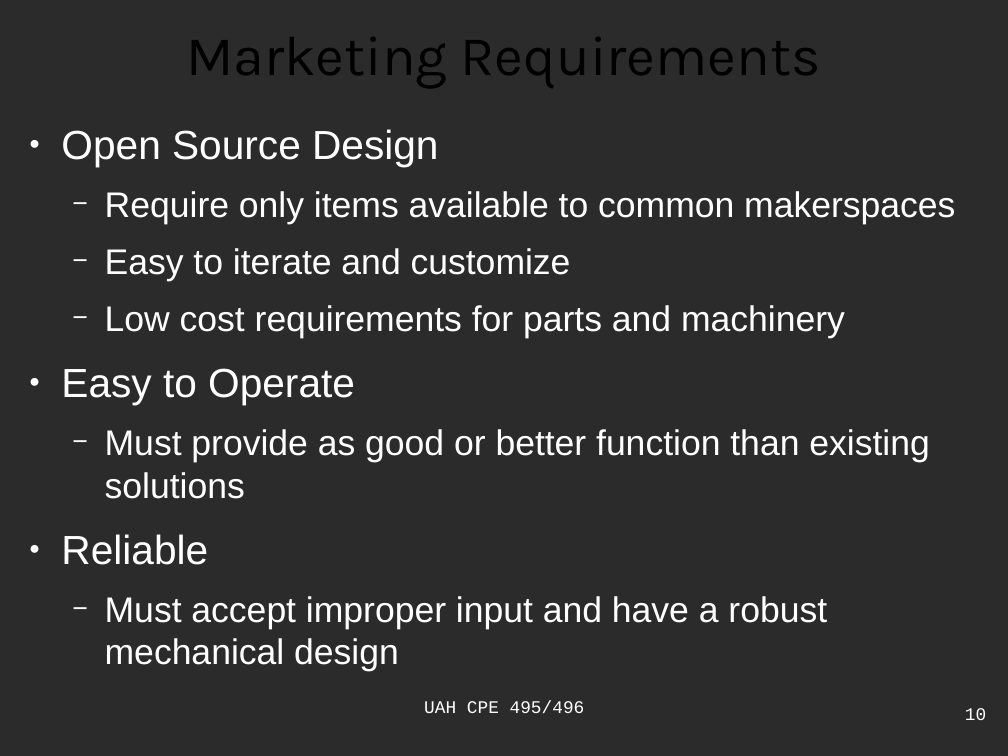
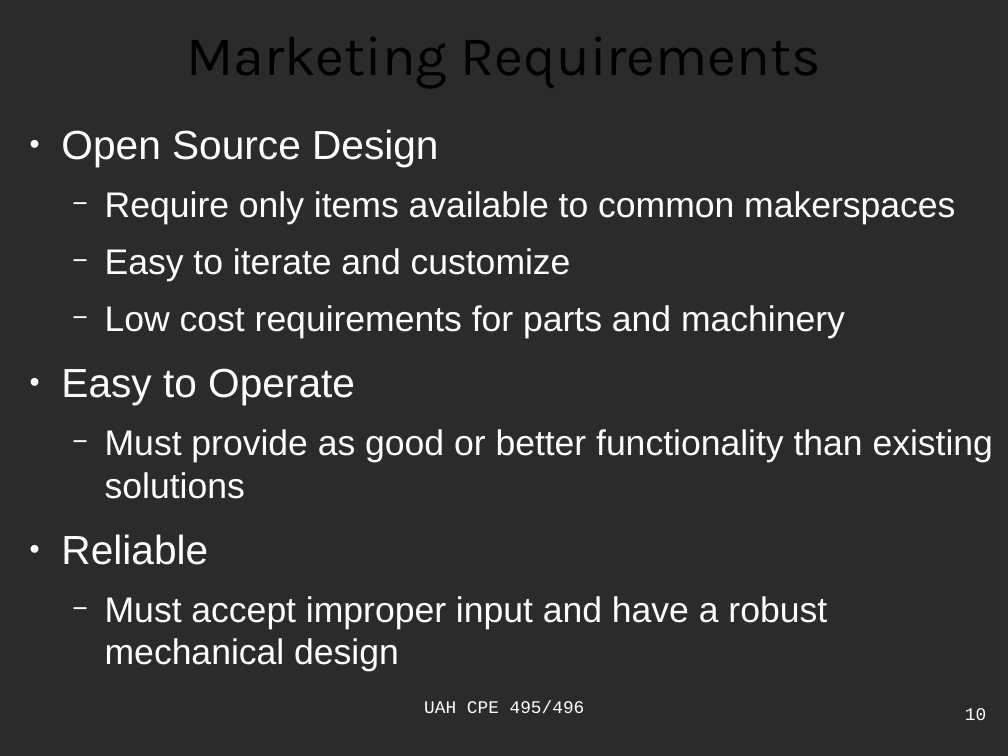
Before and after one commit to ctag/cpe495, a slide deck: slide 10 of projectProposal/presentation_bero.odp. Drawn at 1008x756 pixels with LibreOffice and Linux fonts; fonts in the diff are those of the drawing; background and template pictures are left out; a plain dark background stands for a picture behind light text. Boxes give left, top, right and bottom in pixels: in the first picture for what was removed or moved away, otherwise in the second. Text is boxed around its words. In the diff, an @@ line names an element or a change of style, - is before the commit and + after.

```diff
--- a/projectProposal/presentation_bero.odp
+++ b/projectProposal/presentation_bero.odp
@@ text at box(105, 429, 993, 499): text changed @@
-  − Must provide as good or better function than existing solutions
+  − Must provide as good or better functionality than existing solutions
```
Also in this commit, not shown: 5 other slides changed, 1 slide added, 3 other files.
